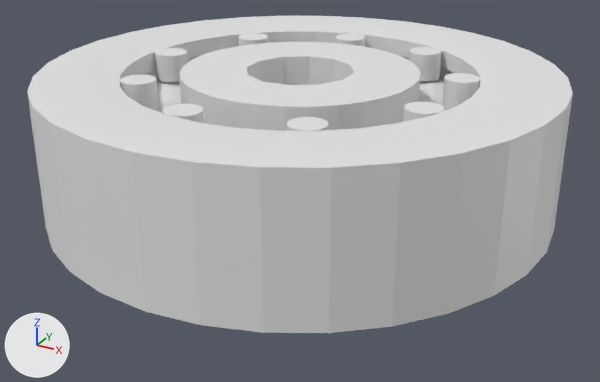
Before and after pictures for a commit that changed the Blender file ballbearing/ballbearing.blend.
Before and after are seen from a camera (50 mm lens) standing at (18.0, -32.7, 14.2) and looking at (0.4, -0.7, -1.8). Arrows for +X, +Y and +Z are at lower left; the lights stay in place.
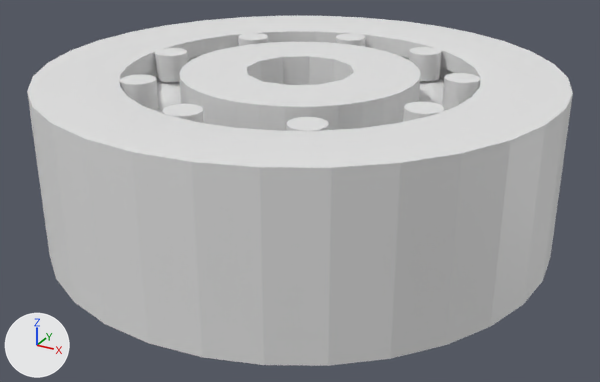
The newer file is also turned or shifted as a whole; pictures and numbers use the older file's frame.

Pixel boxes [x1, y1, x2, y2] of what changed, in the pictures (600 x 382 px):
'Ball Bearings2', reshaped (10% taller): before [27, 16, 573, 333]; after [27, 16, 573, 366]
part 1 of me_ball_bearings2, built on: after [46, 230, 554, 366]

The change, as a list of edits to the scene's bpy script:
```text
Change me_ball_bearings2:
    used by ob_ball_bearings2; location = (0.0, 0.0, 0.0)
    remove me_ball_bearings2.from_pydata(...)  # 3248 vertices, 6376 faces; spans x -12.0..12.0, y -12.0..12.0, z -2.5..3.9
    add me_ball_bearings2.from_pydata(...)  # 3506 vertices, 6628 faces; spans x -12.0..12.0, y -12.0..12.0, z -3.9..3.9
    me_ball_bearings2 part 1
    64 faces are deleted
    156 vertices are added at x -9.6..9.6, y -9.6..9.6, z -3.9..-2.9
    64 new vertices lie (0.0, 0.0, -0.4) away from vertices in x -12.0..12.0, y -12.0..12.0, z -2.5
    38 new vertices lie (0.0, 0.0, -1.0) away from vertices in x -12.0..12.0, y -12.0..12.0, z -2.9
    316 new faces join them
```
